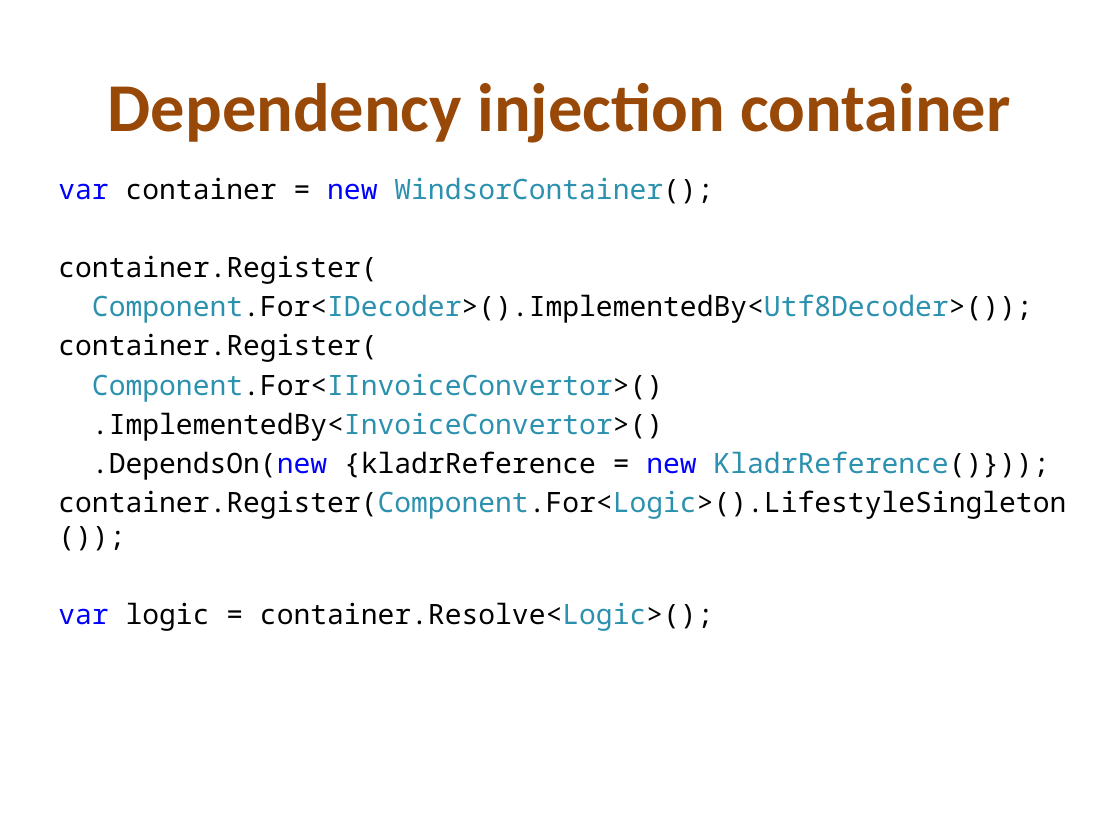
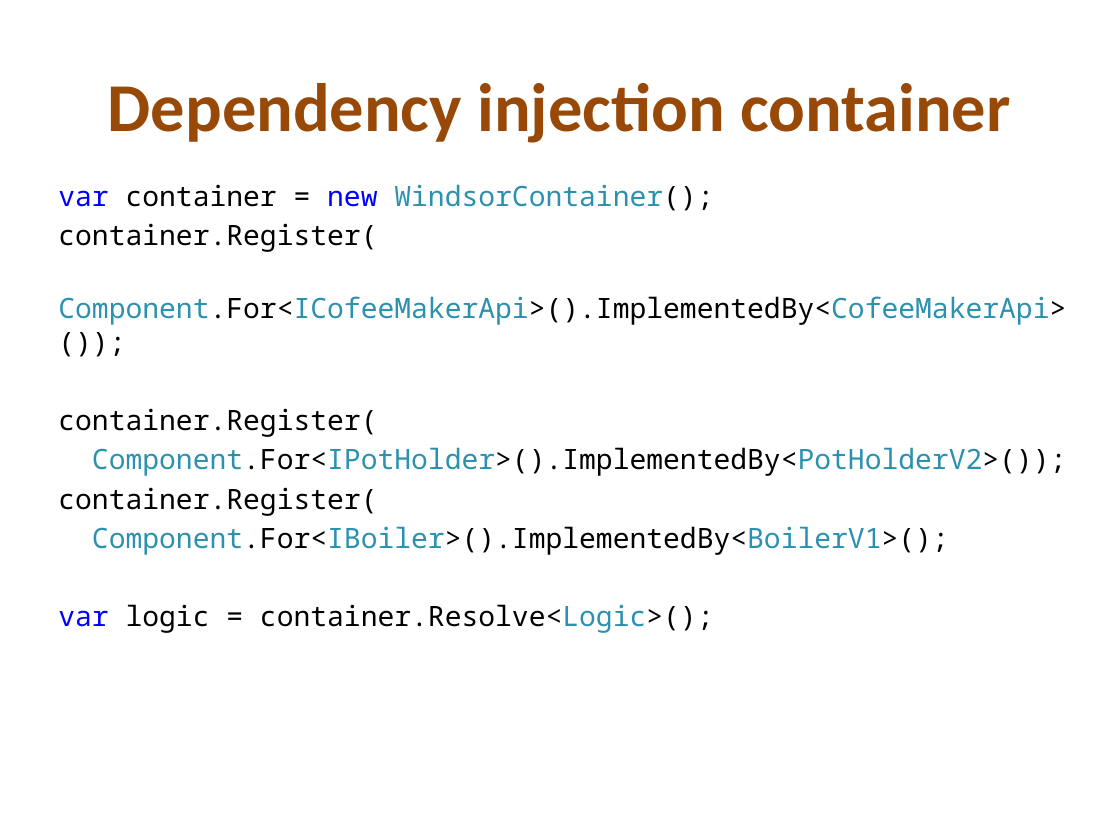
Before and after one commit to kontur-edu/2013, a slide deck: slide 35 of CodeDesign/Проектирование @ КрешКурс2013.pptx (slide 63 before the commit). Drawn at 1120x840 pixels with LibreOffice and Linux fonts; fonts in the diff are those of the drawing. Boxes give left, top, right and bottom in pixels: in the first picture for what was removed or moved away, otherwise in the second. Text is boxed around its words. In the diff, an @@ line names an element or a change of style, - is before the commit and + after.

```diff
--- a/CodeDesign/Проектирование @ КрешКурс2013.pptx
+++ b/CodeDesign/Проектирование @ КрешКурс2013.pptx
@@ text "var container = new WindsorContainer();": place and size @@
-text "var container = new WindsorContainer();" at box(58, 177, 1066, 631)
+text "var container = new WindsorContainer();" at box(58, 184, 1066, 633)
@@ text at box(58, 296, 1066, 325): text changed @@
-Component.For<IDecoder>().ImplementedBy<Utf8Decoder>());
+Component.For<ICofeeMakerApi>().ImplementedBy<CofeeMakerApi>());
@@ text at box(58, 447, 1066, 555): text changed @@
-Component.For<IInvoiceConvertor>()
-.ImplementedBy<InvoiceConvertor>()
-.DependsOn(new {kladrReference = new KladrReference()}));
-container.Register(Component.For<Logic>().LifestyleSingleton());
+Component.For<IPotHolder>().ImplementedBy<PotHolderV2>());
+container.Register(
+Component.For<IBoiler>().ImplementedBy<BoilerV1>();
```
Also in this commit, not shown: 11 other slides changed, 6 slides added, 45 slides removed.
